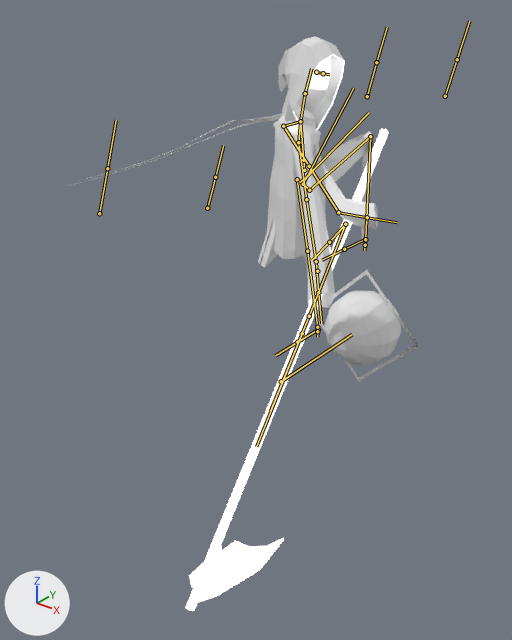
Renders of the FBX model NotAllSheep/Assets/Art/18_06_18/Reaper_02_Animation_03.fbx from each side of a commit.
Both versions are drawn from a camera (50 mm lens) standing at (8.24, -14.77, 8.3) and looking at (-0.61, -3.7, 1.44). Arrows for +X, +Y and +Z are at lower left; the lights stay in place. Both versions are drawn at frame 11 of the action 'Armature|WhiteObilvion_WallRun'; the numbers are the values there. The bones that bend it are drawn over the model as lines.
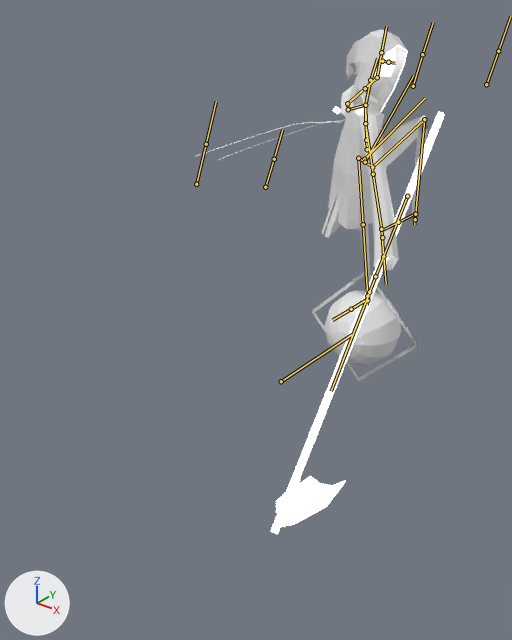
Pixel boxes [x1, y1, x2, y2] of what changed, in the pictures (512 x 640 px):
'Cube.008', posed (15% narrower, 12% shorter): before [185, 129, 389, 611]; after [271, 111, 445, 534]
'Cube.005', posed: before [258, 119, 378, 308]; after [322, 85, 399, 270]
'Plane.003', posed (9% shorter): before [267, 120, 326, 259]; after [328, 103, 386, 229]
'Plane.000', posed (9% narrower, 12% shorter): before [278, 36, 345, 130]; after [346, 29, 407, 112]
'Cube', posed (14% narrower, 12% shorter): before [293, 105, 375, 329]; after [358, 91, 428, 288]
'Cube.001', posed (8% narrower, 12% shorter): before [306, 57, 330, 90]; after [374, 48, 396, 77]
'Plane', posed: before [68, 113, 283, 186]; after [195, 119, 346, 161]
'Cube.004', posed: before [287, 123, 294, 132]; after [333, 106, 362, 114]
bone 'hip', root to tip: before (303, 184) to (353, 88); after (365, 162) to (413, 75)
bone 'arm_upper.l', root to tip: before (283, 126) to (309, 166); after (348, 109) to (347, 103)
bone 'arm_middle.l', root to tip: before (309, 166) to (338, 212); after (347, 103) to (377, 77)
bone 'hand.l', root to tip: before (338, 212) to (367, 217); after (377, 77) to (381, 52)
bone 'handIK.l', root to tip: before (345, 224) to (329, 242); after (377, 77) to (365, 88)
bone 'handIK.r', root to tip: before (317, 271) to (316, 274); after (382, 237) to (382, 240)

Diff of the bpy script that builds the scene:
```diff
--- a/NotAllSheep/Assets/Art/18_06_18/Reaper_02_Animation_03.fbx.py
+++ b/NotAllSheep/Assets/Art/18_06_18/Reaper_02_Animation_03.fbx.py
@@ bone_hip @@
 bone_hip = bpy.data.objects['Armature'].pose.bones['hip']  # child of 'root'
-bone_hip.location = (0.03, 0.12, 0.7)
+bone_hip.location = (0.03, 0.58, 3.13)
@@ bone_arm_upper_l @@
 bone_arm_upper_l = bpy.data.objects['Armature'].pose.bones['arm_upper.l']  # child of 'shoulder.l'
-bone_arm_upper_l.rotation_quaternion = (0.564, 0.231, 0.023, -0.793)  # degrees (14, 23, -106)
+bone_arm_upper_l.rotation_quaternion = (0.678, 0.281, -0.678, 0.036)  # degrees (103, -70, -77)
@@ bone_arm_middle_l @@
 bone_arm_middle_l = bpy.data.objects['Armature'].pose.bones['arm_middle.l']  # child of 'arm_upper.l'
-bone_arm_middle_l.rotation_quaternion = (1.0, -0.007, 0.0, 0.013)  # degrees (-1, 0, 2)
+bone_arm_middle_l.rotation_quaternion = (0.922, 0.173, 0.0, -0.347)  # degrees (19, 7, -40)
@@ bone_hand_l @@
 bone_hand_l = bpy.data.objects['Armature'].pose.bones['hand.l']  # child of 'arm_middle.l'
-bone_hand_l.rotation_quaternion = (0.925, 0.363, 0.096, -0.053)  # degrees (43, 13, -2)
+bone_hand_l.rotation_quaternion = (0.872, 0.482, 0.079, -0.016)  # degrees (58, 9, 3)
@@ bone_handik_l @@
 bone_handik_l = bpy.data.objects['Armature'].pose.bones['handIK.l']  # child of 'root'
-bone_handik_l.location = (3.85, -0.2, 0.23)
+bone_handik_l.location = (1.39, -5.73, 0.12)
@@ bone_handik_r @@
 bone_handik_r = bpy.data.objects['Armature'].pose.bones['handIK.r']  # child of 'root'
-bone_handik_r.location = (-1.1, 0.7, 0.74)
+bone_handik_r.location = (-1.1, -1.63, 1.59)
```
